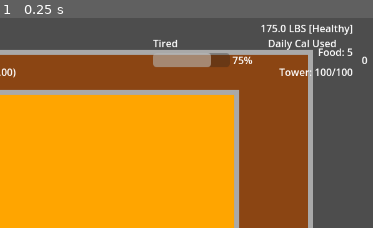
Above: before the commit, frame 1.
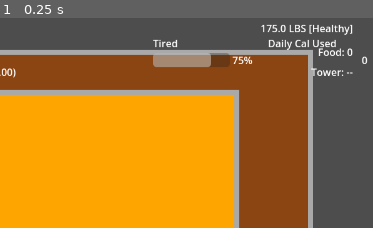
Above: after the commit, the same moment.

Repository: nexus382/firetower-game
Game: Godot game, scene res://scenes/Main.tscn
Same seed, same stepped clock (60 frames per second), same inputs: the game is played once before the commit and once after it.
Inputs:
- Up to frame 1 (0.25 s): no input
The pictures show only the part of the screen within x 50-100%, y 0-50%; the shares and areas given below are measured in that part.

The runs differ from the first frame. In frame 1, 0.5% of the frame differs, in the area x 74-95%, y 14-28%.
Error after the commit: Parse Error: Cannot infer the type of "actual_damage" variable because the value doesn't have a set type. (res://scripts/systems/TowerHealthSystem.gd:62)

Commit message:
Ensure tower health signals report actual changes

Diff:
--- a/scripts/systems/TowerHealthSystem.gd
+++ b/scripts/systems/TowerHealthSystem.gd
@@ -59,10 +59,12 @@
         return _current_health
     var previous = _current_health
     _current_health = max(_current_health - amount, MIN_HEALTH)
-    if !is_equal_approx(previous, _current_health):
-        tower_health_changed.emit(_current_health, previous)
-    tower_damaged.emit(amount, source)
-    print("🏚️ Tower damaged %.1f (%s) -> %.1f/%.1f" % [amount, source, _current_health, MAX_HEALTH])
+    var actual_damage := previous - _current_health
+    if actual_damage <= 0.0:
+        return _current_health
+    tower_health_changed.emit(_current_health, previous)
+    tower_damaged.emit(actual_damage, source)
+    print("🏚️ Tower damaged %.1f (%s) -> %.1f/%.1f" % [actual_damage, source, _current_health, MAX_HEALTH])
     return _current_health
 
 func apply_repair(amount: float, source: String = "unknown", materials: Dictionary = {}) -> float:
@@ -71,10 +73,12 @@
         return _current_health
     var previous = _current_health
     _current_health = clamp(_current_health + amount, MIN_HEALTH, MAX_HEALTH)
-    if !is_equal_approx(previous, _current_health):
-        tower_health_changed.emit(_current_health, previous)
-    tower_repaired.emit(amount, source)
-    print("🛠️ Tower repaired %.1f (%s) -> %.1f/%.1f" % [amount, source, _current_health, MAX_HEALTH])
+    var actual_repair := _current_health - previous
+    if actual_repair <= 0.0:
+        return _current_health
+    tower_health_changed.emit(_current_health, previous)
+    tower_repaired.emit(actual_repair, source)
+    print("🛠️ Tower repaired %.1f (%s) -> %.1f/%.1f" % [actual_repair, source, _current_health, MAX_HEALTH])
     return _current_health
 
 func _is_precipitating_state(state: String) -> bool:
